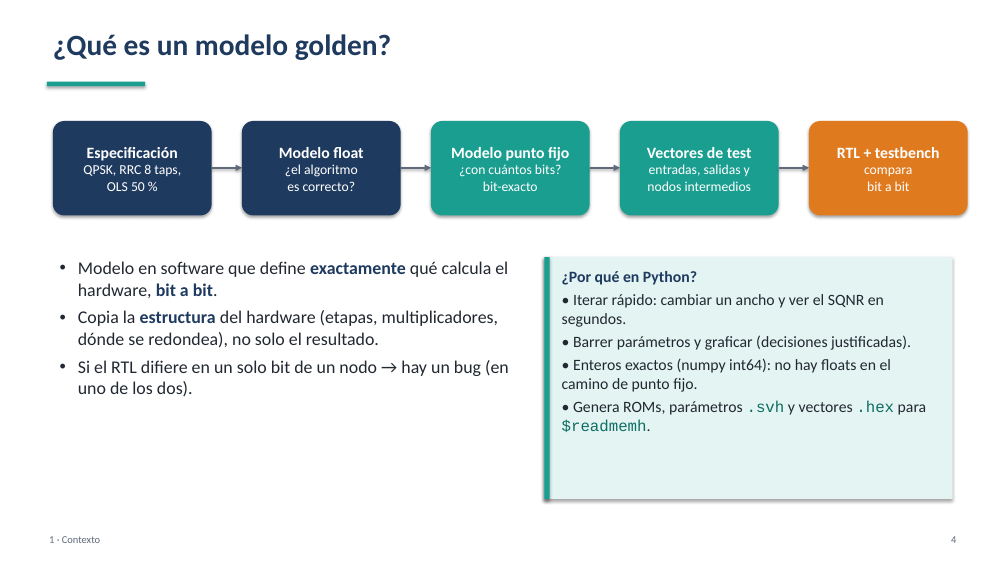
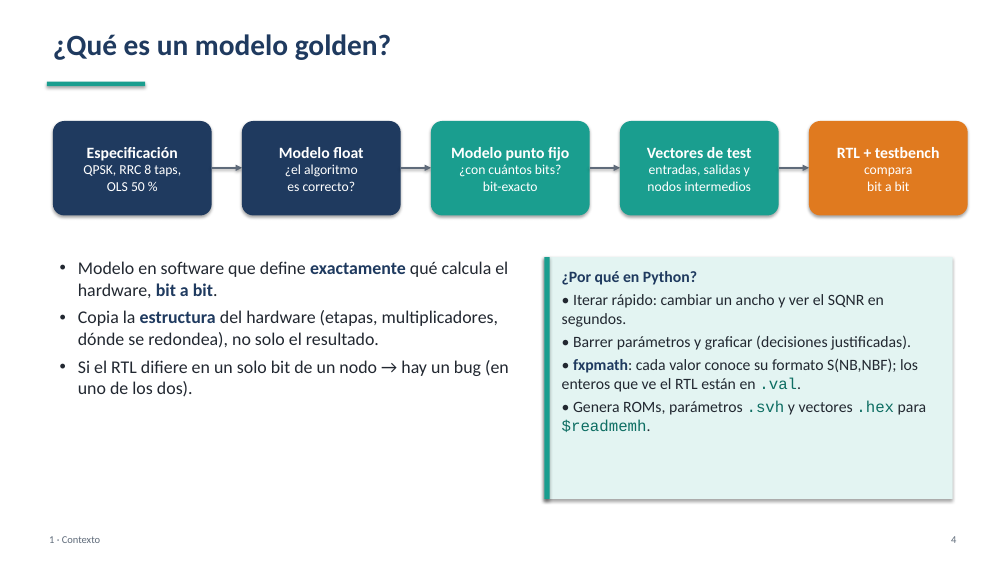
Before and after one commit to GarciaBigi/Complex_Digital_Filter, a slide deck: slide 4 of Golden_model/frec_pf/docs/golden_model_resumen.pptx. Drawn at 1008x567 pixels with LibreOffice and Linux fonts; fonts in the diff are those of the drawing. Boxes give left, top, right and bottom in pixels: in the first picture for what was removed or moved away, otherwise in the second. Text is boxed around its words. In the diff, an @@ line names an element or a change of style, - is before the commit and + after.

```diff
--- a/Golden_model/frec_pf/docs/golden_model_resumen.pptx
+++ b/Golden_model/frec_pf/docs/golden_model_resumen.pptx
@@ text at box(562, 358, 918, 392): text changed @@
-• Enteros exactos (numpy int64): no hay floats en el camino de punto fijo.
+• fxpmath: cada valor conoce su formato S(NB,NBF); los enteros que ve el RTL están en .val.
```
Also in this commit, not shown: 18 other slides changed, 1 slide added, 7 other files.
